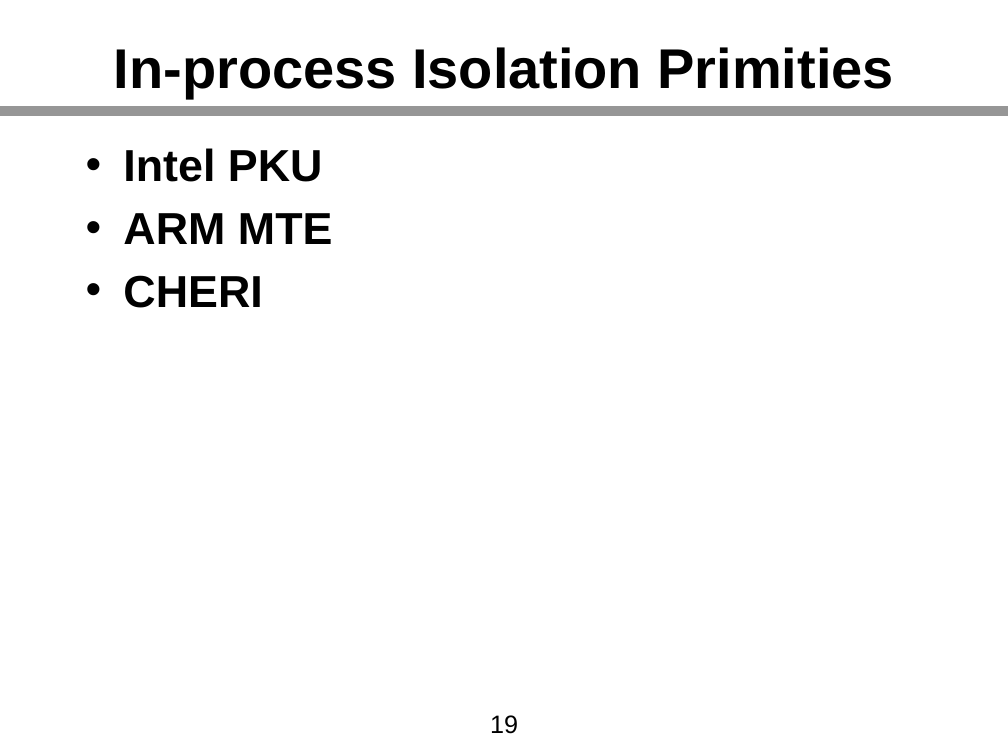
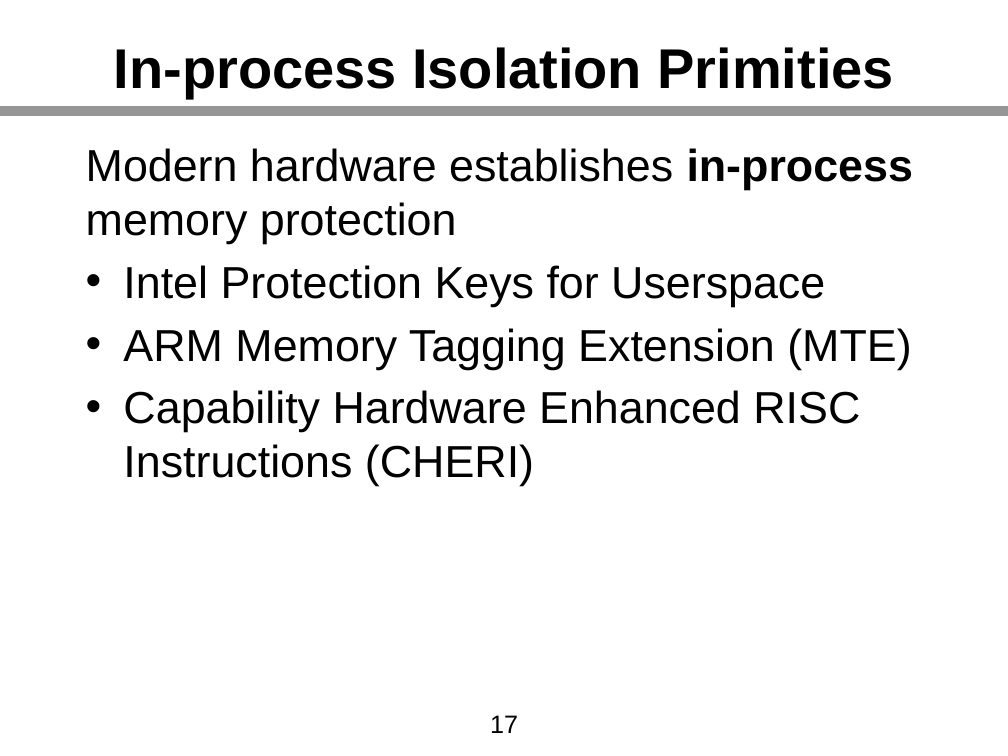
Before and after one commit to kha-dinh/kha-dinh.github.io, a slide deck: slide 17 of assets/pdf/thesis_slides.pptx (slide 19 before the commit). Drawn at 1008x756 pixels with LibreOffice and Linux fonts; fonts in the diff are those of the drawing. Boxes give left, top, right and bottom in pixels: in the first picture for what was removed or moved away, otherwise in the second. Text is boxed around its words. In the diff, an @@ line names an element or a change of style, - is before the commit and + after.

```diff
--- a/assets/pdf/thesis_slides.pptx
+++ b/assets/pdf/thesis_slides.pptx
@@ text at (86, 148, 913, 432): text changed; bold off @@
-• Intel PKU
-• ARM MTE
-• CHERI
+Modern hardware establishes in-process memory protection
+• Intel Protection Keys for Userspace
+• ARM Memory Tagging Extension (MTE)
+• Capability Hardware Enhanced RISC Instructions (CHERI)
@@ page number at (490, 715, 518, 733): text changed @@
-19
+17
```
Also in this commit, not shown: 19 other slides changed, 66 slides added, 18 slides removed, 1 other file.
